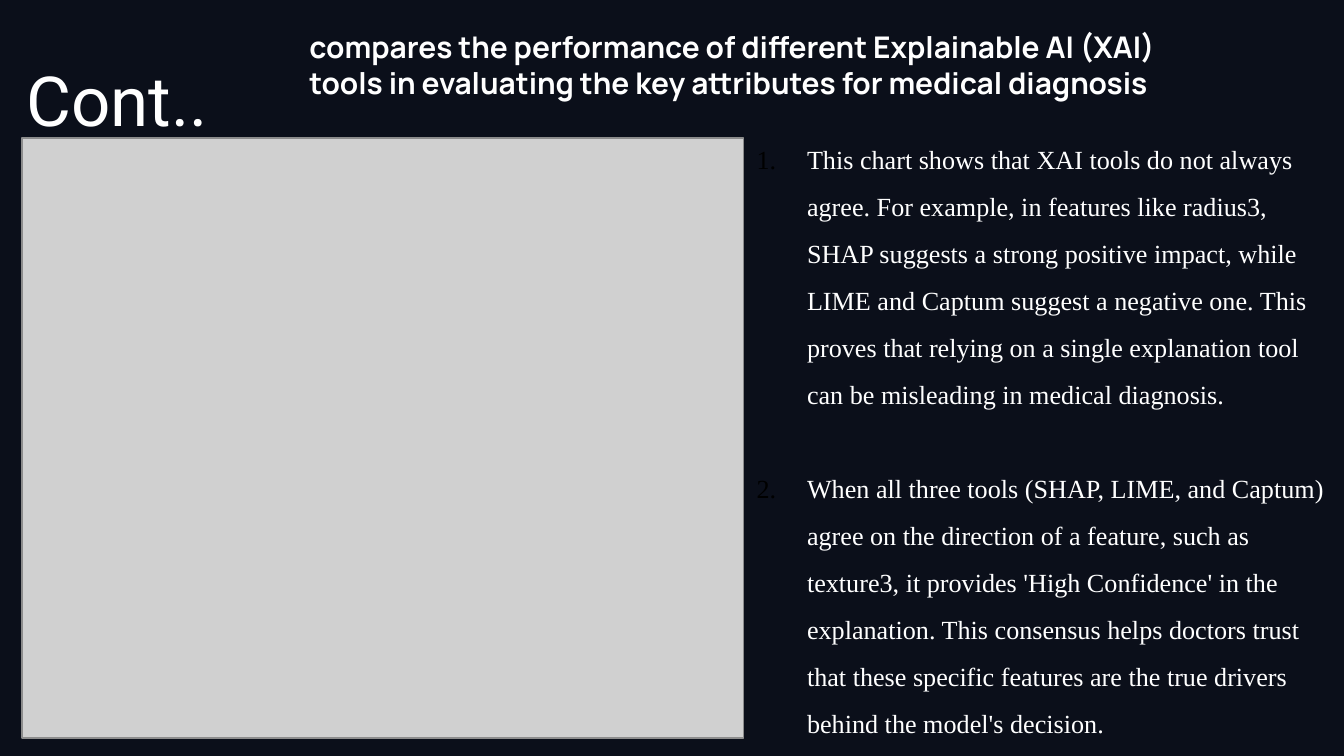
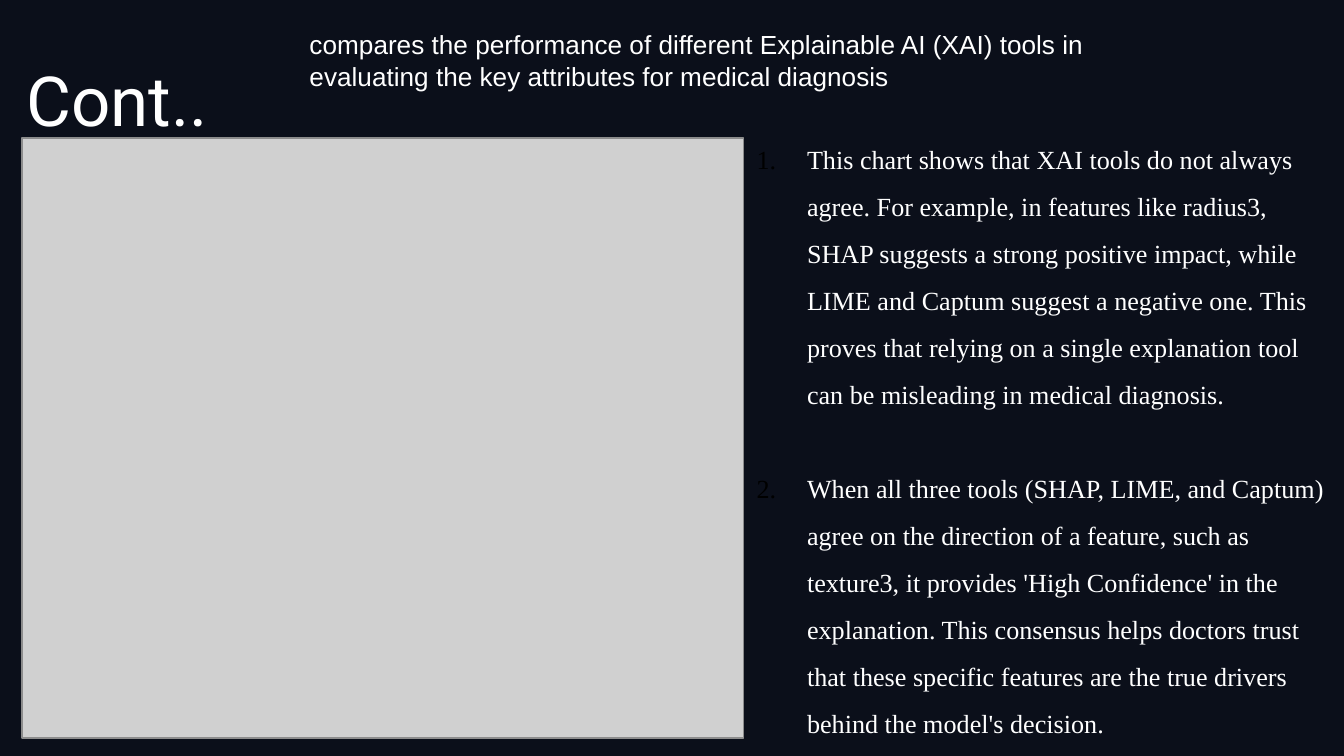
Before and after one commit to Anfal2004/XAI_M2, a slide deck: slide 5 of ST4CS_PPT.pptx. Drawn at 1344x756 pixels with LibreOffice and Linux fonts; fonts in the diff are those of the drawing; grey boxes stand for pictures; background and template pictures are left out. Boxes give left, top, right and bottom in pixels: in the first picture for what was removed or moved away, otherwise in the second. Text is boxed around its words. In the diff, an @@ line names an element or a change of style, - is before the commit and + after.

```diff
--- a/ST4CS_PPT.pptx
+++ b/ST4CS_PPT.pptx
@@ text "compares the performance of different ..." at bbox=[309, 35, 1082, 92]: size 16 to 14 pt, font Manrope to Arial, bold off @@
```
Also in this commit, not shown: 1 other slide changed, 1 slide added, 1 slide removed.
